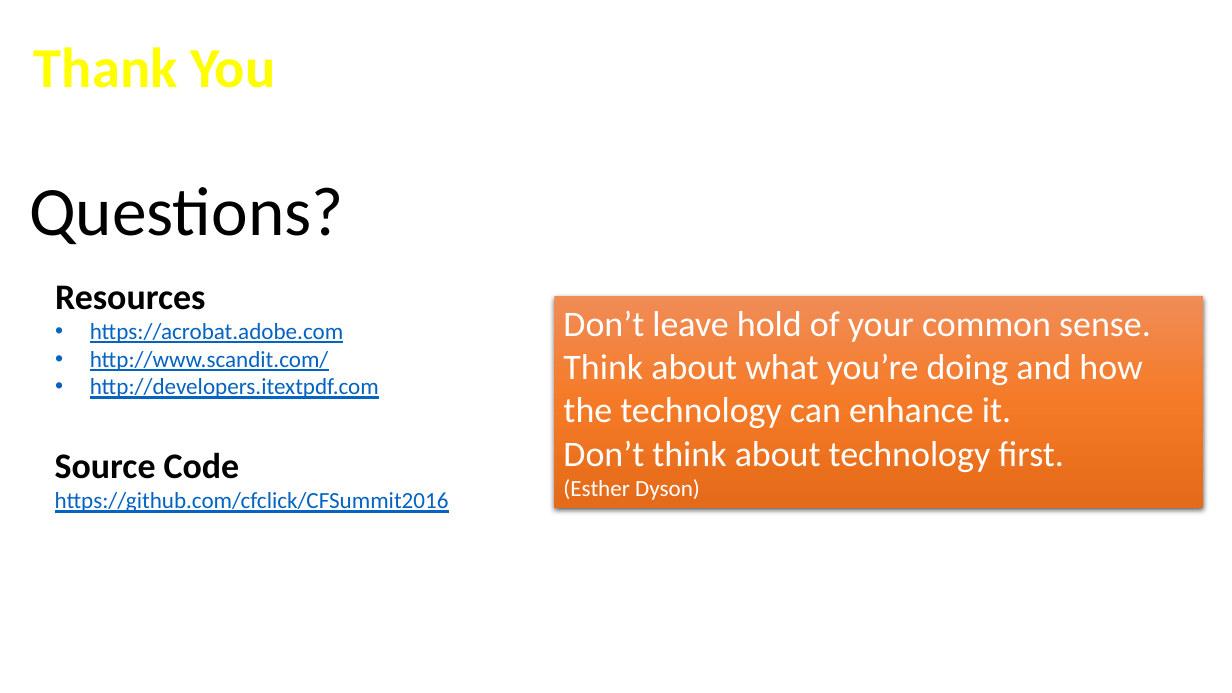
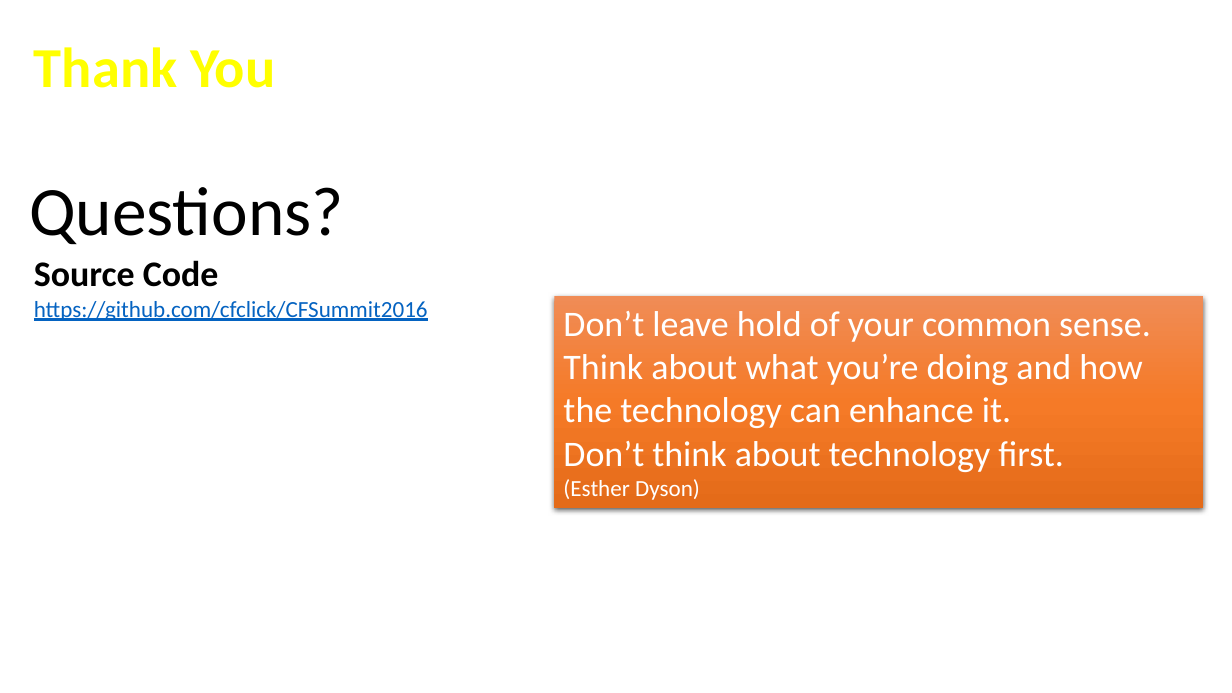
Before and after one commit to cfclick/CFSummit2016, a slide deck: slide 37 of powerpoint/architect/Crafting CF App Like An Architect.pptx (slide 36 before the commit). Drawn at 1232x693 pixels with LibreOffice and Linux fonts; fonts in the diff are those of the drawing; background and template pictures are left out. Boxes give left, top, right and bottom in pixels: in the first picture for what was removed or moved away, otherwise in the second. Text is boxed around its words. In the diff, an @@ line names an element or a change of style, - is before the commit and + after.

```diff
--- a/powerpoint/architect/Crafting CF App Like An Architect.pptx
+++ b/powerpoint/architect/Crafting CF App Like An Architect.pptx
@@ text "Source Code": place and size @@
-text "Source Code" at box(55, 452, 449, 513)
+text "Source Code" at box(34, 260, 428, 321)
@@ text removed at box(55, 285, 205, 310) @@
-Resources
@@ text removed at box(90, 323, 379, 399) @@
-• https://acrobat.adobe.com
-• http://www.scandit.com/
-• http://developers.itextpdf.com
```
Also in this commit, not shown: 11 other slides changed, 1 slide added.
